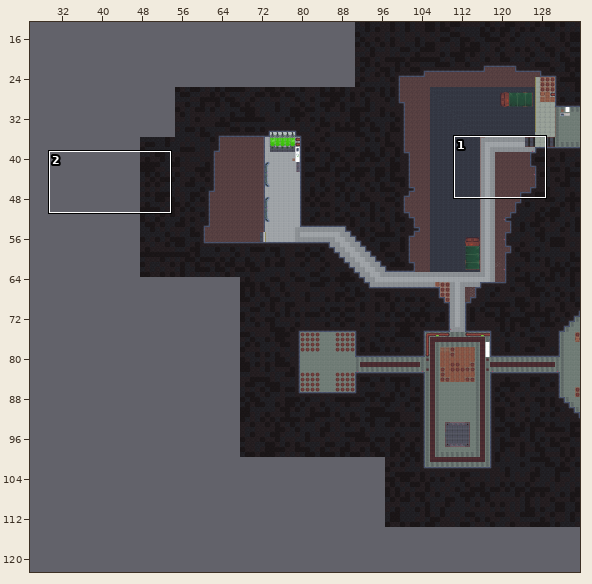
Two states of a Tiled map, libGDX Workspace/core/assets/tileMaps/Level2/Level2Partial.tmx. The first picture is a wide view before the edit; the outline marks the close-up.
Close-up. The starting point:
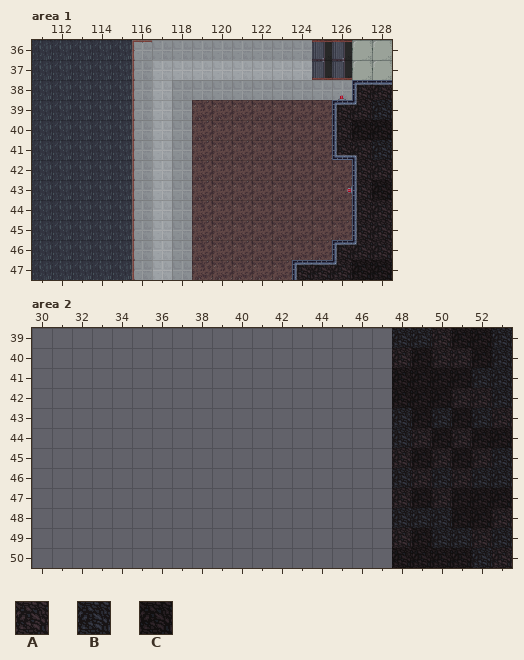
Cells are 32x32 px. Shown: area 1 x 111..128, y 36..47; area 2 x 30..53, y 39..50. The commit also changed other parts of the map, which this record leaves out.
Key: from "Level One": A 132 "tile111 (2)", B 145 "tile119 (2)", C 166 "tile111 (4)".
_ is an empty cell.
Layers that did not change in this view are not listed.
Layer "Level/Sketch" before, area 2, first column x 30:
39 __________________BBACCB
40 __________________ACAACB
41 __________________CCCCBB
42 __________________CCCAAB
43 __________________BCBCBA
44 __________________BACACC
45 __________________ACACAB
46 __________________BABABB
47 __________________ACACCC
48 __________________BBBCCA
49 __________________ACBBAB
50 __________________CCCCBA
And afterwards:
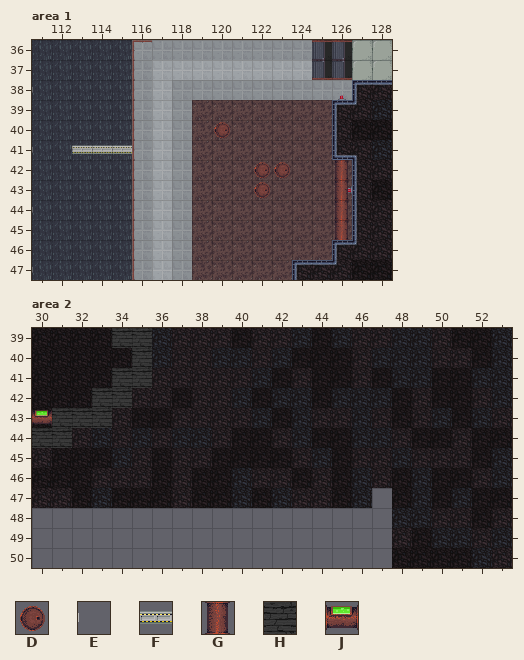
Further tiles: from "Level One": D 43 "tile043", E 63 "tile063", F 70 "tile070", G 76 "tile076", H 125 "tile105", J 129 "tile109 (2)".
Diff:
Changed rows in their new state; . is an unchanged cell.
Layer "Level/9", area 1:
first column x 111:
38 E...............
40 .........D......
41 E.FFF...........
42 ...........DD..G
43 ...........D...G
44 E..............G
45 ...............G
47 E...............
Layer "Level/Sketch", area 2:
first column x 30:
39 ......BAAACAABCBAA....
40 ......BAABBABCCCAB.B..
41 ......AAAAABCACCACBB..
42 .....AACAABCBBCBBB....
43 ....ACCAAAABCBAABAC...
44 ..ABABABBACCABCCBB....
45 ACCCBACAACCCCABCAA....
46 CCCAAACACCBAACACBAC.C.
47 AACBCCCACCBCBAACB..B.B
Layer "Level/5 Main", area 2:
first column x 30:
39 CCCC.
40 CCCCC
41 CCCC.
42 CCC..
43 C....
Layer "Level/9", area 2:
first column x 30:
39 ....HH
40 .....H
41 ....HH
42 ...HH.
43 JHHH..
44 HH....
